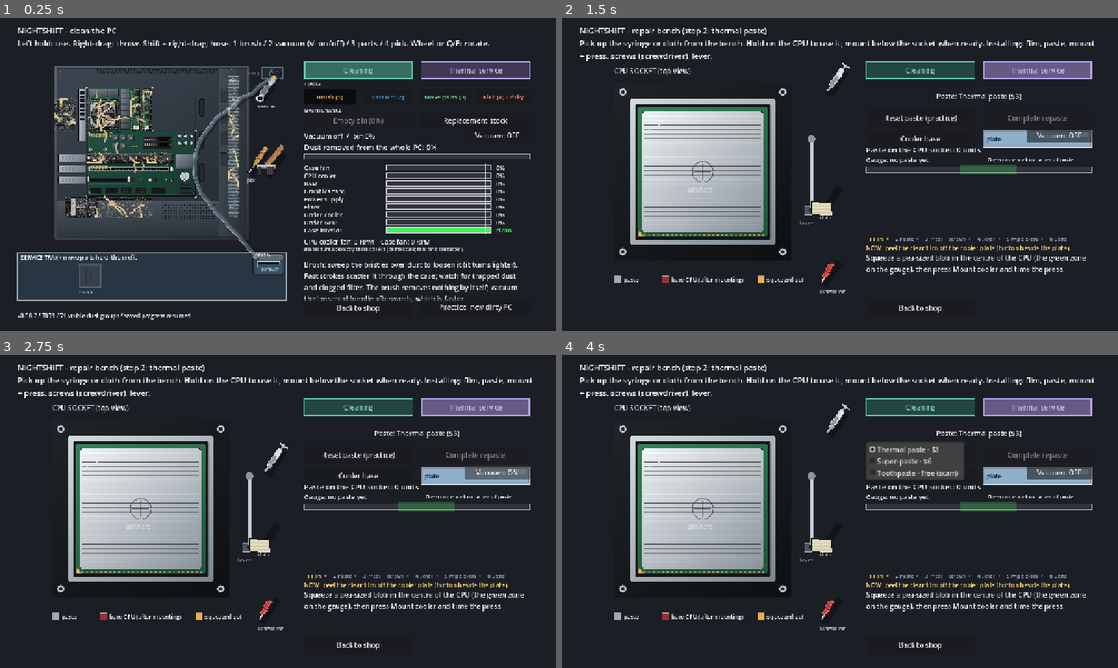
Above: before the commit, frames 1-4 (two rows, left to right).
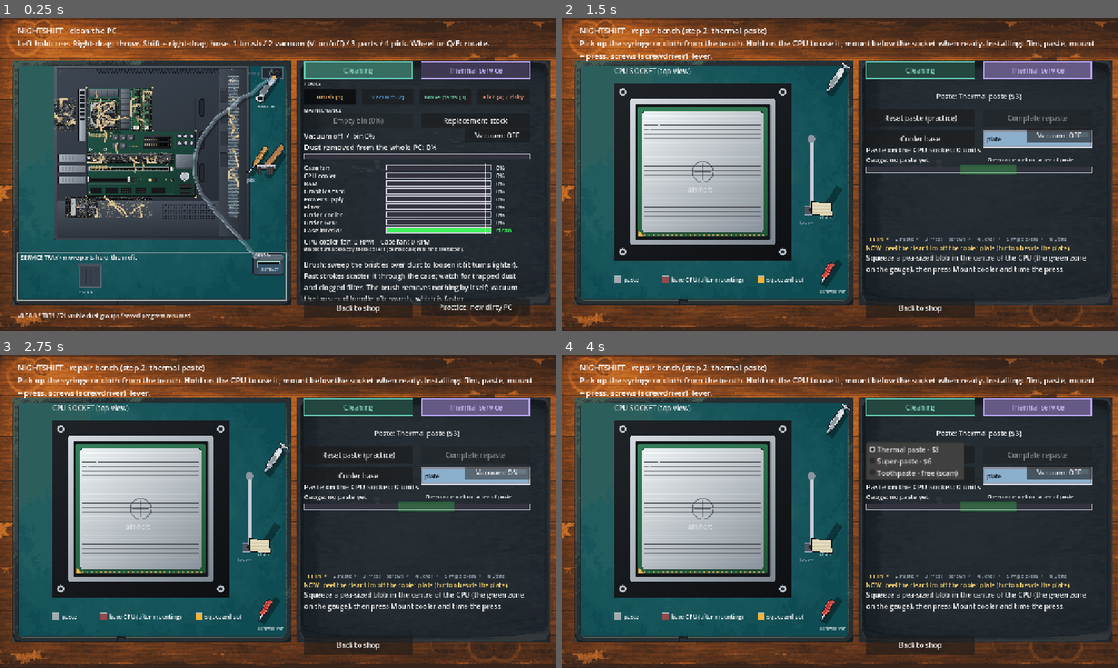
Above: after the commit, the same moments.

Repository: 123rearearcode/nighshift_real
Game: Godot game, scene res://scenes/bench.tscn
The game is run twice, just before and just after one commit, with the same random seed, the same clock (stepped at 60 frames per second) and the same inputs. This scene is started directly instead of the project's main scene.
Inputs:
- Up to frame 1 (0.25 s): no input
- Up to frame 2 (1.5 s): click "Cleaning" at 0.5 s; click "Thermal service" at 1.25 s
- Up to frame 3 (2.75 s): click "Vacuum: OFF" at 2 s
- Up to frame 4 (4 s): click "Vacuum: ON" at 2.75 s; click "Paste: Thermal paste ($3)" at 3.5 s

The runs differ from the first frame. In frame 1, 40% of the frame differs, in the area x 0-100%, y 0-100%; in frame 2, 43%; in frame 3, 43%; in frame 4, 43%.

Commit message:
0.58.8: the repair bench on the user's desk painting (D179, approved art)
Signed: Claude (Opus 5.5, model id claude-opus-5-5).

Co-Authored-By: Claude Opus 5.5 <noreply@anthropic.com>
Claude-Session: https://claude.ai/code/session_01RRHyDEgCNWig31UsohEBJ7

Diff:
--- a/docs/roadmap.json
+++ b/docs/roadmap.json
@@ -13,7 +13,7 @@
    "Decisions run to D178 and bugs to B70 (next id B71). B55, B56, B57 and L1, L2, L4, L5 are still open, as the roadmap says."
   ],
   "datesNote": "Dates after 27 Nov 2026 are ChatGPT's planning forecast, not agreed deadlines. Only 0.59.0 (Codex) and 0.60.0 (checker) are reserved versions. Steam launch has no date.",
-  "main": "0.58.7",
+  "main": "0.58.8",
   "notChecked": [
    "ChatGPT's playtest records (chatgpt.com library links) are not reachable from Claude; items that come from them are marked so.",
    "The forecast calendar is a planning assumption, not measured velocity."
@@ -622,6 +622,20 @@
      "checkNote": "0.58.6.",
      "order": 130,
      "updatedAt": "2026-11-27T20:15:00Z"
+    },
+    {
+     "id": "p06-14",
+     "title": "The repair bench on your desk painting",
+     "status": "done",
+     "detail": "Your desk painting rebuilt for the bench: the mat under the PC and tray, the controls on the dark tray material, mat pixel 4, wood lightly pixelated.",
+     "refs": [
+      "art/bench/background/README.md",
+      "tools/art_batch_d/bench_mat.py"
+     ],
+     "checkState": "new",
+     "checkNote": "0.58.8 (D179), approved: \"Approve, put it in\". Needs your look in game.",
+     "order": 140,
+     "updatedAt": "2026-11-27T21:20:00Z"
     }
    ]
   },
--- a/project.godot
+++ b/project.godot
@@ -11,7 +11,7 @@
 [application]
 
 config/name="Nightshift Foundation Trial"
-config/version="0.58.7"
+config/version="0.58.8"
 run/main_scene="res://scenes/start.tscn"
 config/features=PackedStringArray("4.7")
 
--- a/scripts/view/bench_backdrop.gd
+++ b/scripts/view/bench_backdrop.gd
@@ -4,6 +4,12 @@
 const Layout = preload("res://scripts/data/layout.gd")
 const Access = preload("res://scripts/bench/service_access.gd")
 const PC = preload("res://scripts/view/pc_renderer.gd")
+const RoomArt = preload("res://scripts/rooms/room_art.gd")
+# 0.58.8: the user's desk painting, rebuilt for the bench and approved ("Approve, put it in"; hash in the
+# folder's manifest.json). Without the file the bench keeps its plain colour.
+const BACKGROUND_README := "res://art/bench/background/README.md"
+static var _picture: Texture2D = null
+static var _looked: bool = false
 var clean: bool = true
 var profile: String = ""
 var area := Rect2()
@@ -18,11 +24,19 @@
     background = color
     queue_redraw()
 
+static func picture() -> Texture2D:
+    if not _looked:
+        _looked = true
+        _picture = RoomArt.texture(BACKGROUND_README.get_base_dir() + "/bench_background.png")
+    return _picture
+
 func _draw() -> void:
     draw_count += 1
-    draw_rect(Layout.SCREEN,background)
+    var art: Texture2D = picture()
+    if art != null: draw_texture_rect(art,Layout.SCREEN,false)
+    else: draw_rect(Layout.SCREEN,background)
     if not clean: return
-    draw_rect(Access.TRAY,Color("283644"))
+    if art == null: draw_rect(Access.TRAY,Color("283644"))   # with the picture, the tray is the mat itself
     draw_rect(Access.TRAY,Color("9ba7a9"),false,2.0)
     draw_string(ThemeDB.fallback_font,Access.TRAY.position+Vector2(8,16),"SERVICE TRAY / move parts here, then refit",HORIZONTAL_ALIGNMENT_LEFT,-1,13,Color(0.95,0.95,0.95))
     PC.draw_static_pc(self,profile,area)
--- a/tools/test_bench_feedback.gd
+++ b/tools/test_bench_feedback.gd
@@ -35,6 +35,17 @@
     # B70 (0.58.4): picking up the pick showed a stray dash above its bend (a 1% progress ring).
     bench._select_tool(3)
     check(bench.active_tool == 3 and bench.tools.equipped and is_zero_approx(bench.pick_progress()),"with the pick in hand and no stroke yet, no progress ring is drawn")
+    # 0.58.8: the approved desk background (the user's painting) is drawn behind the bench, byte for byte.
+    var art_dir: String = bench.Backdrop.BACKGROUND_README.get_base_dir() + "/"
+    var approved: Variant = JSON.parse_string(FileAccess.get_file_as_string(art_dir + "manifest.json"))
+    var same: bool = approved is Dictionary and str(approved.get("approval_quote", "")) == "Approve, put it in" \
+        and FileAccess.get_sha256(art_dir + "bench_background.png") == str((approved.get("sha256", {}) as Dictionary).get("bench_background.png", ""))
+    var picture: Texture2D = bench.Backdrop.picture()
+    check(same and picture != null and picture.get_size() == Vector2(1280, 720), "the bench background is the approved 1280 x 720 file")
+    var drawn: int = bench.backdrop.draw_count
+    bench.backdrop.queue_redraw()
+    await process_frame
+    check(bench.backdrop.draw_count > drawn and bench.backdrop.get_parent() == bench and bench.backdrop.z_index < 0, "it is drawn behind everything on the bench")
     bench.free()
     for profile: String in ["tower","compact"]:
         bench = new_bench(gs)
Binary file added: art/bench/background/bench_background.png
Not shown, added: art/bench/background/manifest.json
Binary file added: art/drafts/bench_mat/bench_background.png
Binary file added: art/drafts/bench_mat/mat_pixel_sizes.png
Binary file added: art/drafts/bench_mat/preview_A_px3.png
Binary file added: art/drafts/bench_mat/preview_A_px4.png
Binary file added: art/drafts/bench_mat/preview_A_px6.png
Binary file added: art/drafts/bench_mat/preview_B_px3.png
Binary file added: art/drafts/bench_mat/preview_B_px4.png
Binary file added: art/drafts/bench_mat/preview_B_px6.png
Binary file added: art/drafts/bench_mat/preview_bench_background.png
Binary file added: art/drafts/bench_mat/source_user_desk.png
(and 5 more such lines)
